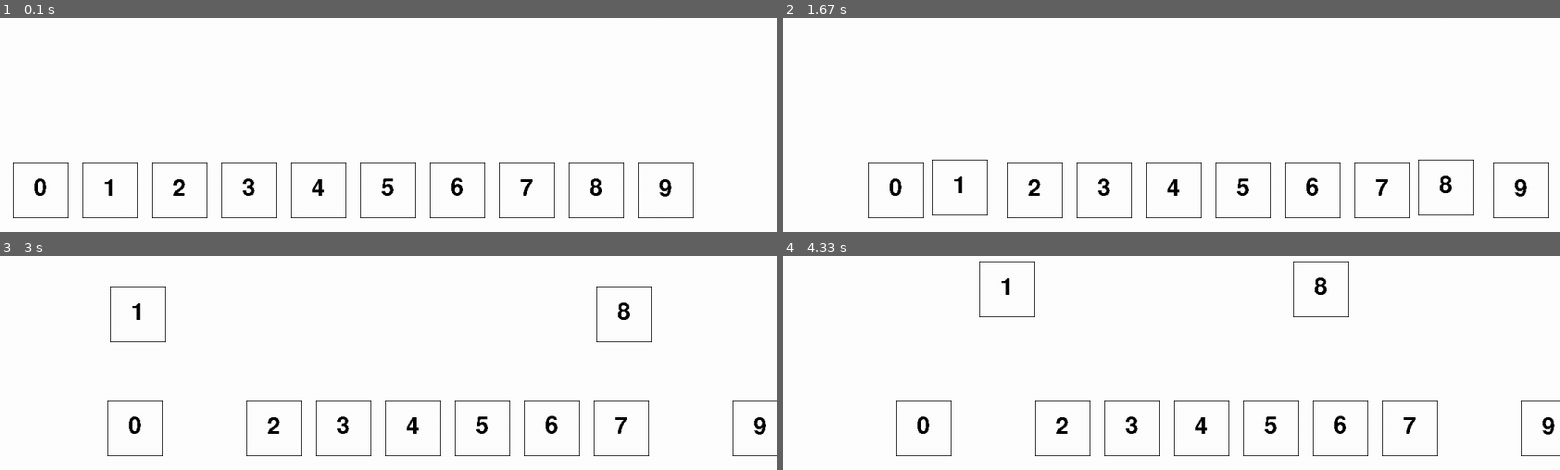
Above: before the commit, frames 1-4 (two rows, left to right).
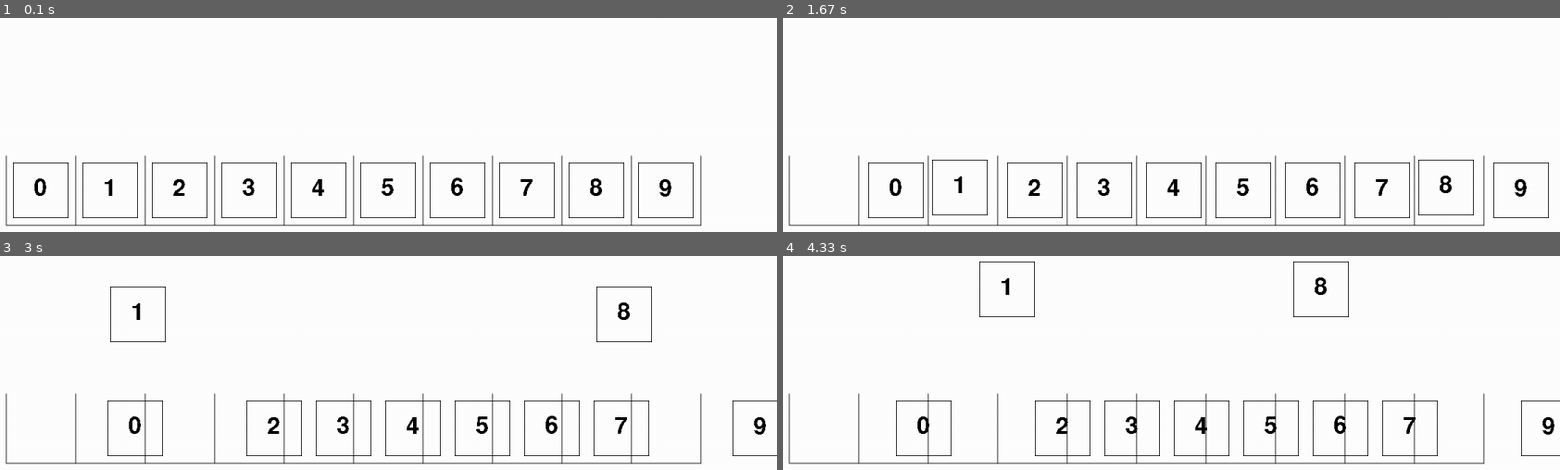
Above: after the commit, the same moments.

Repository: fredgyoung/PygameVisualizer
Game: pygame game, started from main.py
Two runs of this game, one before a commit and one after it. Both use one fixed random seed, a clock stepped at 60 frames per second and the inputs below.
Inputs:
- Up to frame 1 (0.1 s): no input
- Up to frame 2 (1.67 s): hold Right 0.33-0.8 s; hold Up 0.83-1.13 s; hold Right 1.17-1.63 s
- Up to frame 3 (3 s): hold Left 1.67-2.2 s
- Up to frame 4 (4.33 s): hold Right 3.07-3.7 s; hold Left 3.73-4.2 s; hold Right from 4.23 s (still down)

The runs differ from the first frame. In frame 1, 1.6% of the frame differs, in the area x 0-91%, y 64-98%; in frame 2, 1.6%; in frame 3, 1.6%; in frame 4, 1.6%.

Commit message:
added some movement

Diff:
--- a/main.py
+++ b/main.py
@@ -20,6 +20,15 @@
 pygame.display.set_caption("Example")
 
 cards = []
+
+def draw_grid():
+    # Horizontal
+    #pygame.draw.line(DISPLAYSURF, BLACK, (90, 390), (1090, 390), 1)
+    pygame.draw.line(DISPLAYSURF, BLACK, (90, 490), (1090, 490), 1)
+    # Vertical
+    for x in range(90, 1190, 100):
+        pygame.draw.line(DISPLAYSURF, BLACK, (x, 390), (x, 490), 1)
+
 
 def swap_cards(i, j):
     cards[i].swap_position(cards[j].x)
@@ -97,6 +106,7 @@
                 #cards[8].swap_position(1)
 
     DISPLAYSURF.fill(WHITE)
+    draw_grid()
 
     for card in cards:
         card.update()
